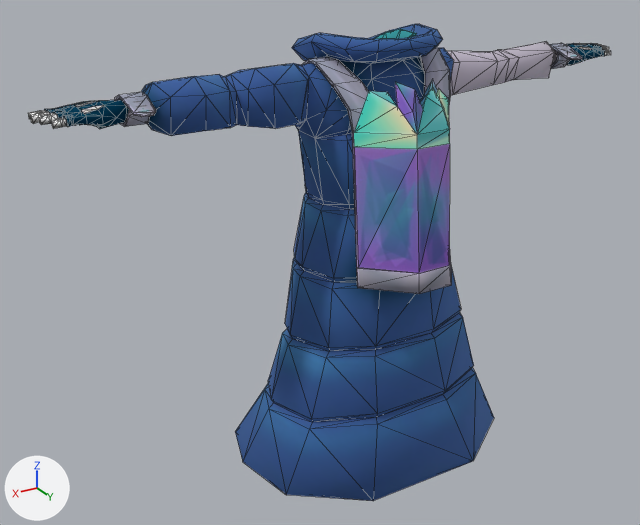
Two versions of the glTF model assets/digital_alchemy/upper_body/da_coat_upper_body/F_uBody_daCoat.glb, one commit apart.
One viewpoint serves both versions: a camera (50 mm lens) standing at (1.373, 2.015, 1.966) and looking at (0.131, -0.055, 0.931). The lights are fixed; the arrows at lower left show +X, +Y and +Z. Mesh edges are drawn as thin lines. Where no turn or scale is listed for an object, it has been applied to the vertices. Vertices at the same position are counted once.

Names of what the first picture shows: 'F_uBody_Coat_01'.
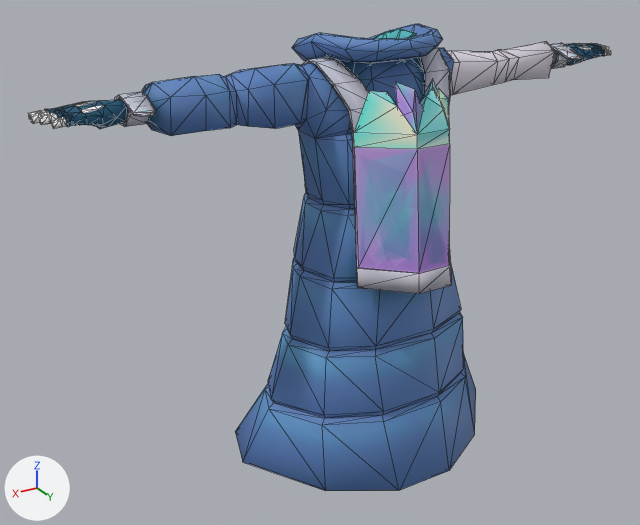
Changed parts and their boxes (x1, y1, x2, y2) in the pictures (640 x 525 px; the box of a moved part takes in the faces that stretch with it):
'F_uBody_Coat_01', reshaped: before (28, 24, 611, 501); after (28, 24, 611, 491)
part 1 of me_mesh_012, moved or reshaped: before (243, 318, 494, 501); after (243, 318, 476, 491)
part 2 of me_mesh_012, moved or reshaped: (63, 110, 150, 127) in both
part 3 of me_mesh_012, recoloured: (44, 24, 605, 461) in both

The edits, one by one:
Material 'Material #69.001' (mat_material__69_001) is new.
Uses the picture img_coatallv9.
Uses the picture img_coatemissivev13.
Material 'AvatarSkin_MAT.003' (mat_avatarskin_mat_003) is new.
Its base color is (1.0, 1.0, 1.0) (white #ffffff).
Its roughness is 0.45.
me_mesh_012 is used by ob_f_ubody_coat_01; location (0.0, 0.0, 0.0).
me_mesh_012 had 1137 vertices, 2173 faces and spanned x -0.92..0.92, y -0.32..0.33, z 0.33..1.6.
me_mesh_012 no longer uses material mat_avatarskin_mat_002 (white #ffffff).
me_mesh_012 now has 1139 vertices, 2177 faces and spans x -0.92..0.92, y -0.32..0.33, z 0.33..1.6.
Part 1, on me_mesh_012:
8 vertices are removed from x -0.18..0.18, y 0.22..0.33, z 0.33..0.55.
60 faces are deleted.
3 vertices in x -0.31..-0.29, y 0.16..0.17, z 0.54..0.57 move by (0.04, 0.0, 0.0).
3 vertices in x 0.29..0.3, y 0.16..0.17, z 0.54..0.57 move by (-0.04, 0.0, 0.0).
14 vertices move from x -0.38..0.39, y -0.12..0.24, z 0.34..0.75 to x -0.27..0.28, y -0.14..0.24, z 0.34..0.75.
9 vertices are added at x -0.11..0.1, y -0.16..0.33, z 0.33..0.91.
62 new faces join them, mat_material__69_001.
Part 2, on me_mesh_012:
23 faces are deleted.
6 vertices move within x 0.71..0.85, y 0.03..0.05, z 1.46..1.48.
23 new faces join them, mat_material__69_001.
me_mesh_012 part 3: 1799 faces spanning x -0.88..0.88, y -0.32..0.33, z 0.34..1.6 switch from mat_material__69_002 to mat_material__69_001.
me_mesh_012 now uses material mat_avatarskin_mat_003 (white #ffffff).
